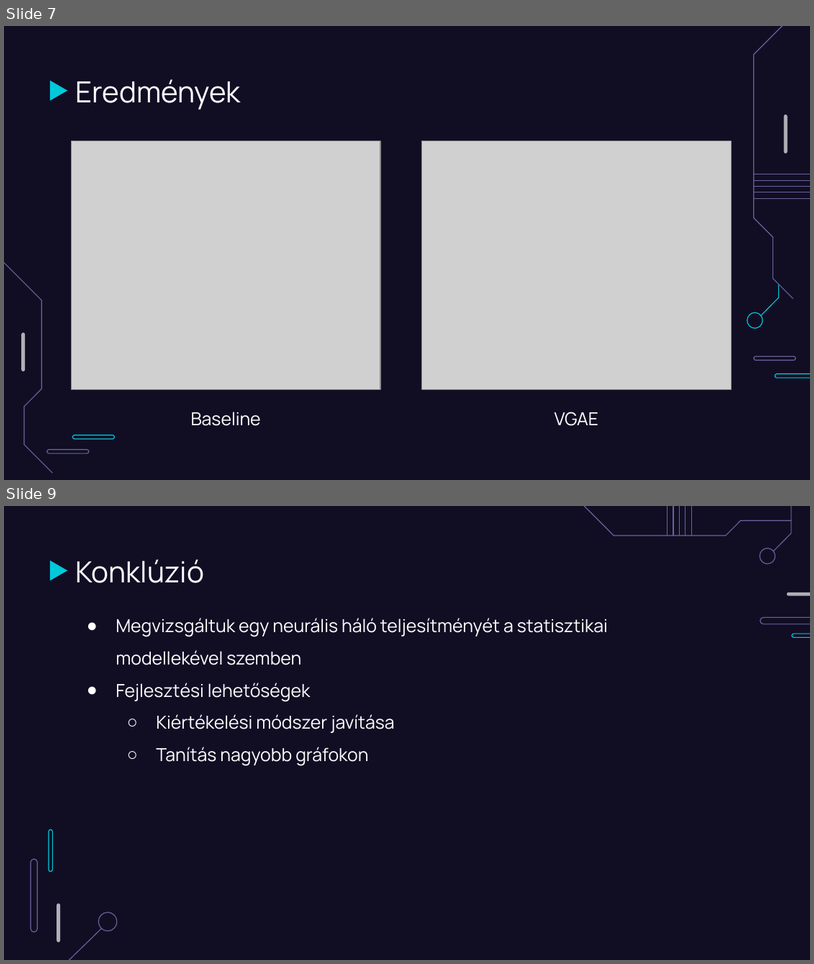
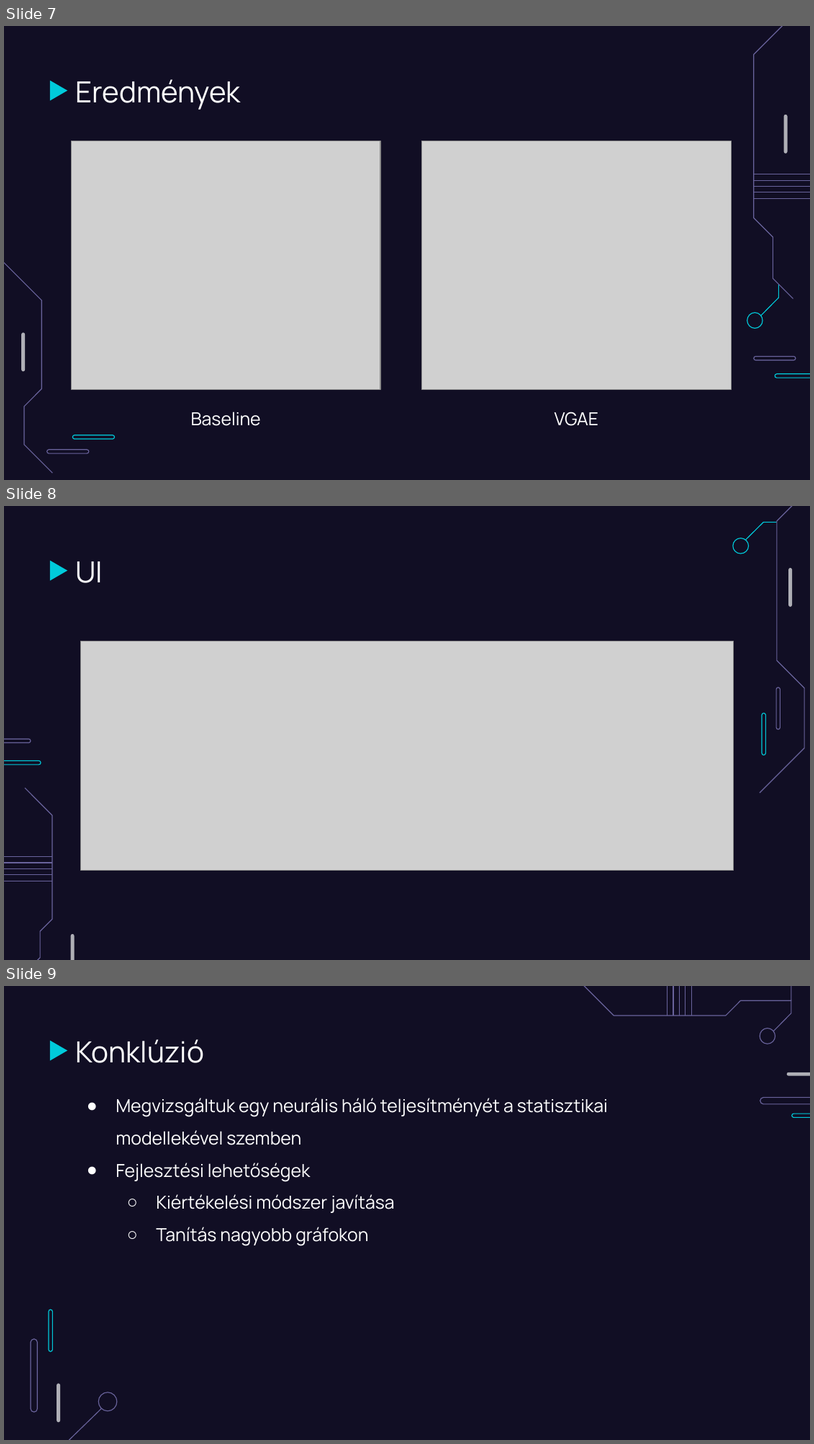
Before and after one commit to gyomberpet/DL-friend-recommendation, a slide deck: DL_Friend_recommendation.pptx. Shown one above the other, each under a label of ours: slides 7 and 9 before the commit, slides 7, 8 and 9 after it; the slides between them are not shown. The pictures are 814x964 and 814x1444 pixels, drawn with LibreOffice and Linux fonts; fonts in the diff are those of the drawing; grey boxes stand for pictures. Boxes give left, top, right and bottom in pixels: in the first picture for what was removed or moved away, otherwise in the second. Text is boxed around its words. In the diff, an @@ line names an element or a change of style, - is before the commit and + after.

```diff
--- a/DL_Friend_recommendation.pptx
+++ b/DL_Friend_recommendation.pptx
@@ slide 8 added at [4,506,810,960], background #110E24; not listed: 1 template element that a slide beside it also shows @@
@@ group added at [4,506,810,960]: 5 lines, 4 freeform shapes @@
@@ title added at [75,561,103,583], 26 pt, text #FFFFFF @@
+UI
@@ freeform shape added at [789,568,792,607], fill #AFAFB6 @@
@@ picture added at [80,641,734,870] @@
@@ group added at [4,687,781,764]: 4 freeform shapes @@
@@ freeform shape added at [71,934,74,960], fill #AFAFB6 @@
```
Also in this commit, not shown: 2 slides changed, 1 slide removed.
